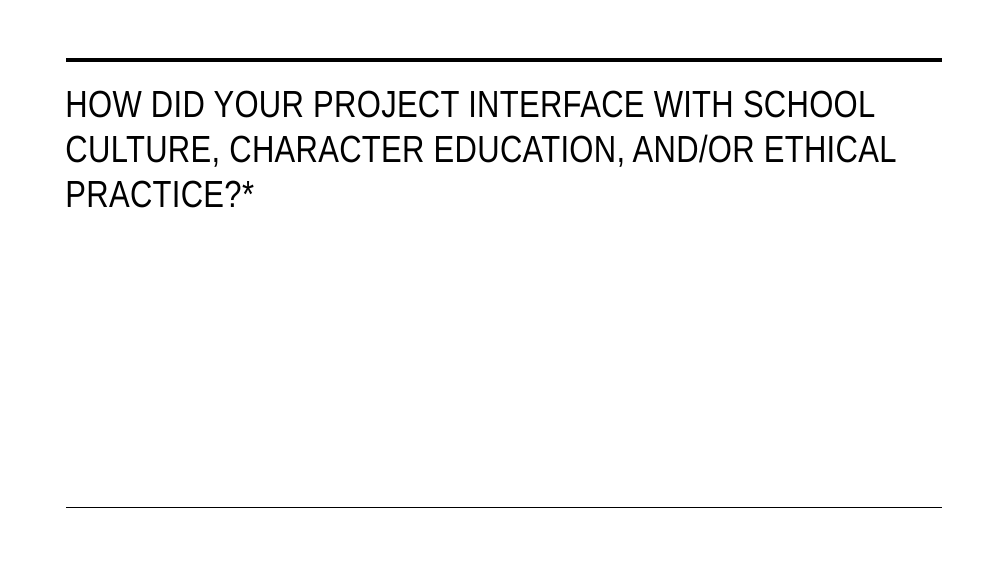
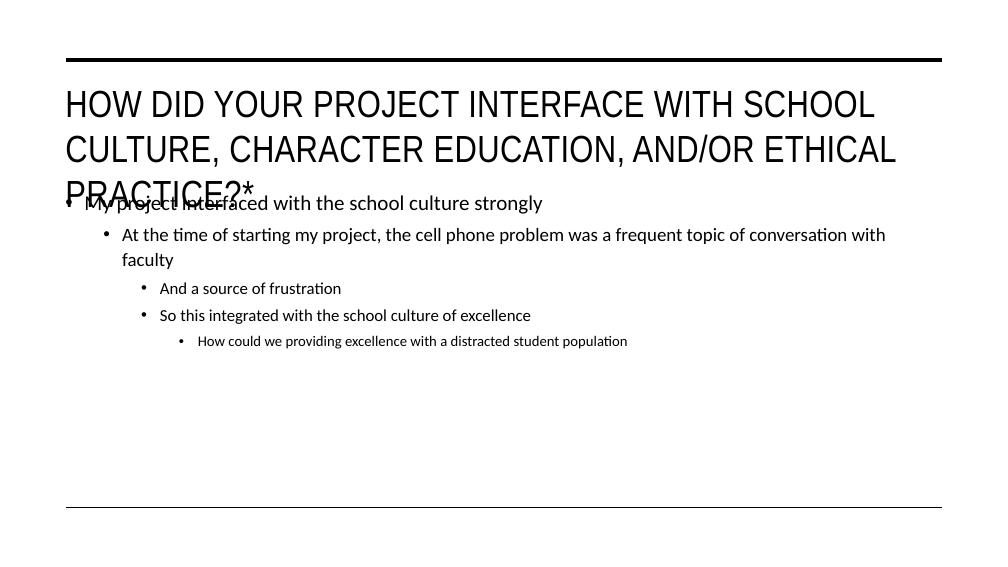
Before and after one commit to ChicagoDev/MSOE-Portfolio, a slide deck: slide 7 of artifacts/III-FinalPresentation & Cell Phone Project/Final Presentation.pptx (slide 6 before the commit). Drawn at 1008x567 pixels with LibreOffice and Linux fonts; fonts in the diff are those of the drawing. Boxes give left, top, right and bottom in pixels: in the first picture for what was removed or moved away, otherwise in the second. Text is boxed around its words. In the diff, an @@ line names an element or a change of style, - is before the commit and + after.

Commit message:
Added Assessment practices artifact
Updated project presentation

```diff
--- a/artifacts/III-FinalPresentation & Cell Phone Project/Final Presentation.pptx
+++ b/artifacts/III-FinalPresentation & Cell Phone Project/Final Presentation.pptx
@@ text added at (84, 193, 886, 349), 18 pt, text #000000 @@
+• My project interfaced with the school culture strongly
+  • At the time of starting my project, the cell phone problem was a frequent topic of conversation with faculty
+    • And a source of frustration
+    • So this integrated with the school culture of excellence
+      • How could we providing excellence with a distracted student population
```
Also in this commit, not shown: 6 other slides changed, 1 slide added, 1 other file.
